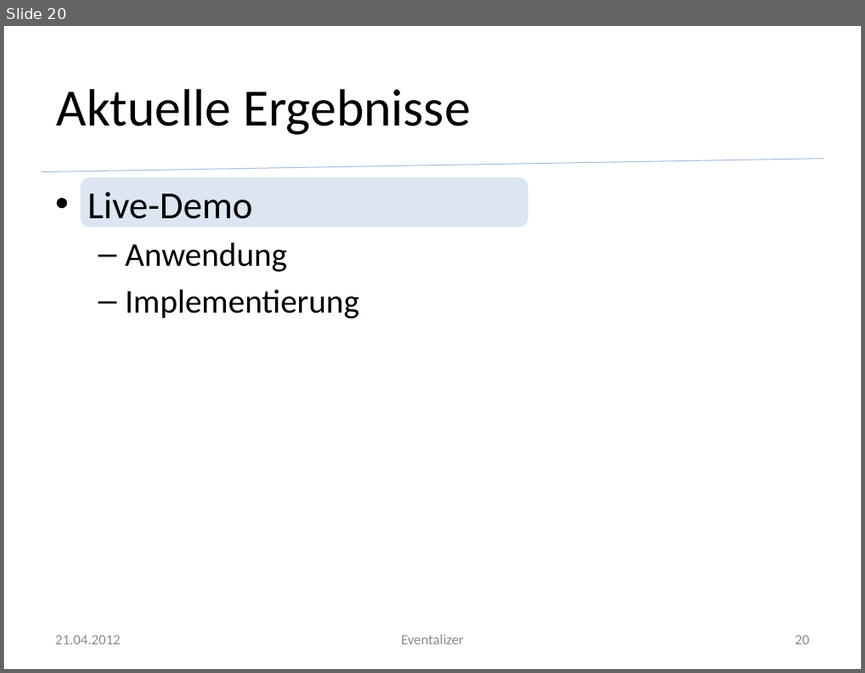
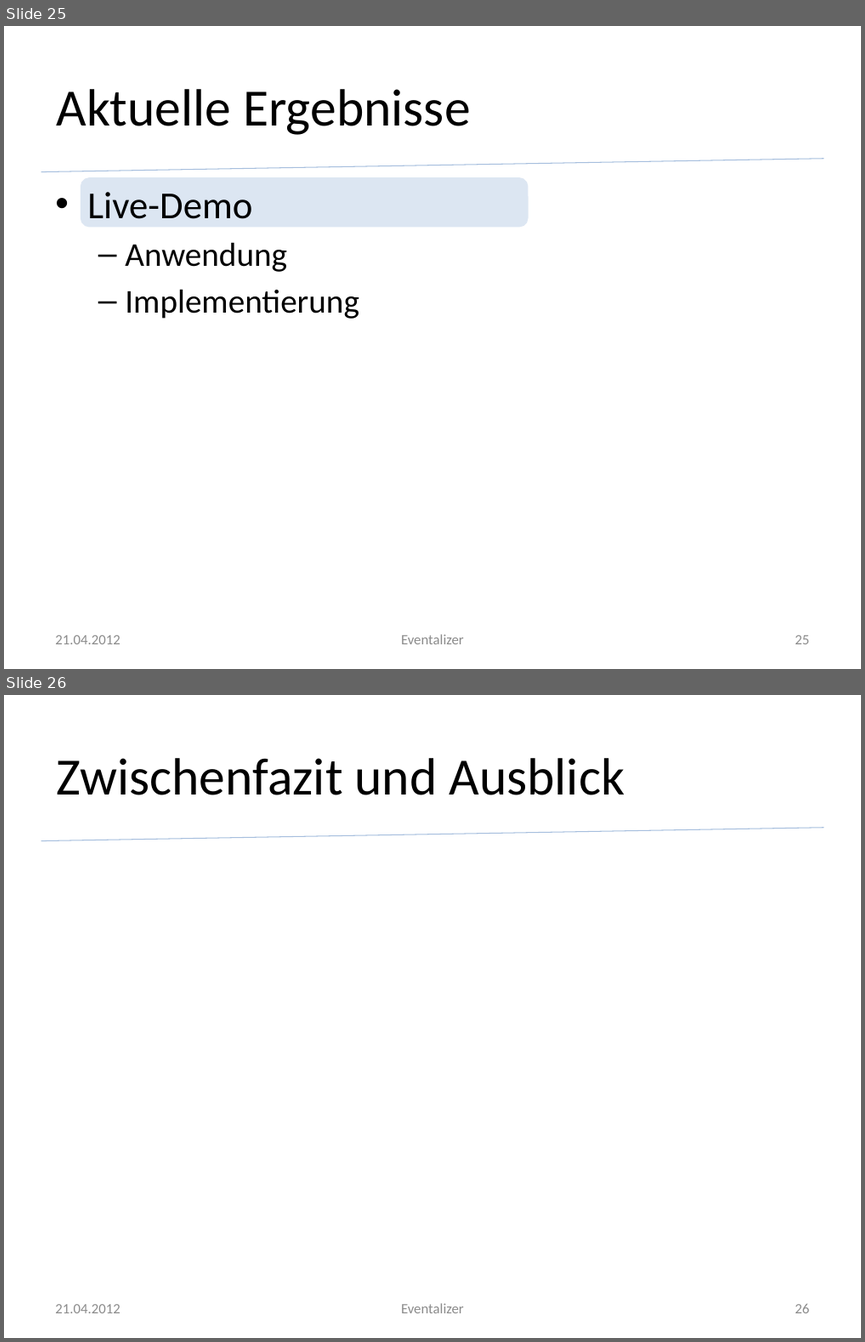
Before and after one commit to silkslostsoul/Eventalizer, a slide deck: Dokumente/Zwischenstand zum 2012 04 21.pptx. Shown one above the other, each under a label of ours: slide 20 before the commit, slides 25 and 26 after it. The pictures are 865x673 and 865x1342 pixels, drawn with LibreOffice and Linux fonts; fonts in the diff are those of the drawing; background and template pictures are left out. Boxes give left, top, right and bottom in pixels: in the first picture for what was removed or moved away, otherwise in the second. Text is boxed around its words. In the diff, an @@ line names an element or a change of style, - is before the commit and + after.

```diff
--- a/Dokumente/Zwischenstand zum 2012 04 21.pptx
+++ b/Dokumente/Zwischenstand zum 2012 04 21.pptx
@@ slide 26 added at <box>4,695,861,1338</box>, background #FFFFFF; not listed: 1 template element that a slide beside it also shows @@
@@ title added at <box>57,758,625,795</box>, 44 pt, text #000000 @@
+Zwischenfazit und Ausblick
@@ text added at <box>55,1304,120,1313</box>, 12 pt, text #8C8C8C @@
+21.04.2012
@@ text added at <box>401,1303,464,1313</box>, 12 pt, text #8C8C8C @@
+Eventalizer
@@ page number added at <box>794,1304,809,1313</box>, 12 pt, text #8C8C8C @@
+26
@@ what was slide 20 is now slide 25 @@
@@ page number at <box>794,635,809,644</box>: text changed @@
-20
+25
```
Also in this commit, not shown: 4 slides changed, 5 other slides added, 5 other files.
